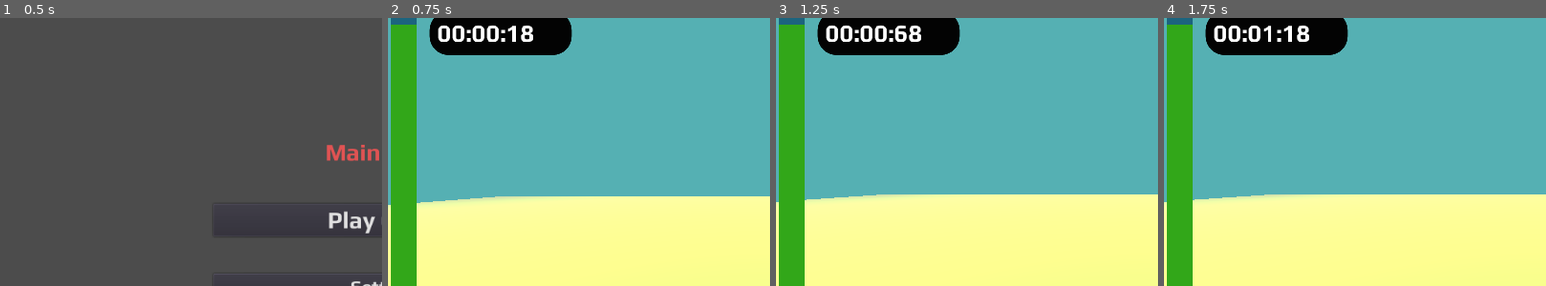
Above: before the commit, frames 1-4 (left to right).
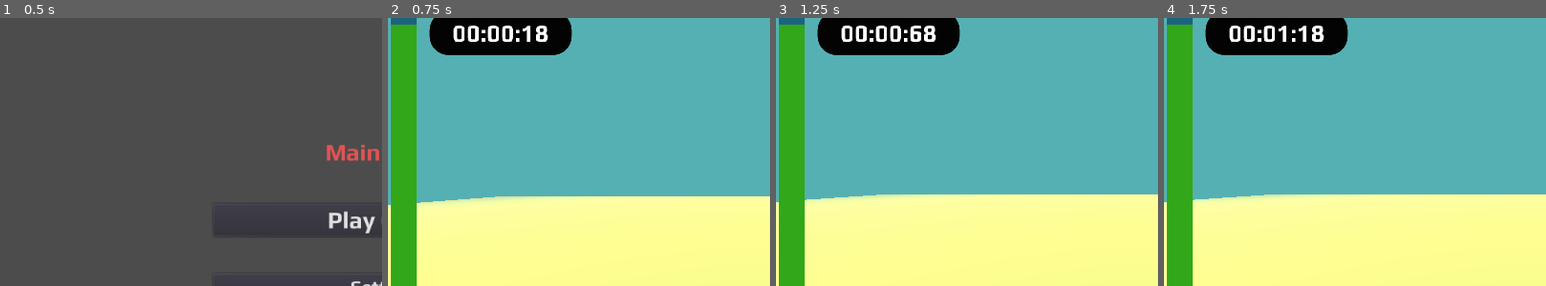
Above: after the commit, the same moments.

Repository: usw344/A-Cut-Above-Lawn-Mowing-Startup-public
Game: Godot game, scene res://Main.tscn
The game is run twice, just before and just after one commit, with the same random seed, the same clock (stepped at 60 frames per second) and the same inputs.
Inputs (mouse positions are % of the whole screen's width and height, from its top left):
- Up to frame 1 (0.5 s): no input
- Up to frame 2 (0.75 s): click "Play Game" at 0.5 s
- Up to frame 3 (1.25 s): no input
- Up to frame 4 (1.75 s): click (97, 5) at 1.25 s
The pictures show only the part of the screen within x 0-50%, y 9-59%; the shares and areas given below are measured in that part.

Frame 1 is identical in both runs. In frame 2, 1.0% of the frame differs, in the area x 13-42%, y 2-9%; in frame 3, 1.0%; in frame 4, 1.1%.

Commit message:
some changes

Diff:
--- a/Level/Level.gd
+++ b/Level/Level.gd
@@ -1,4 +1,12 @@
 extends Spatial
+"""
+This script keeps track of all the relevent data for the current level.
+(including how full the storage on the mower is. Money amount. Gas/Electricity amount and any other
+job specic choices )
+
+Communites with main game script to get access to global
+
+"""
 
 func _ready():
 	pass
--- a/Level/Level.tscn
+++ b/Level/Level.tscn
@@ -1,10 +1,11 @@
-[gd_scene load_steps=10 format=2]
+[gd_scene load_steps=11 format=2]
 
 [ext_resource path="res://Floor/Floor.tscn" type="PackedScene" id=1]
 [ext_resource path="res://GridMap/Ground.tscn" type="PackedScene" id=2]
 [ext_resource path="res://Mower/Mower_Basic.tscn" type="PackedScene" id=3]
 [ext_resource path="res://Level/Level.gd" type="Script" id=4]
 [ext_resource path="res://Assets/Environment/Sky_Image_ligher_blue_version.png" type="Texture" id=5]
+[ext_resource path="res://Player_HUD/Player_HUD.tscn" type="PackedScene" id=6]
 
 [sub_resource type="PanoramaSky" id=3]
 panorama = ExtResource( 5 )
@@ -14,6 +15,7 @@
 background_sky = SubResource( 3 )
 fog_enabled = true
 fog_sun_color = Color( 0.784314, 0.584314, 0.176471, 1 )
+fog_sun_amount = 1.0
 
 [sub_resource type="Animation" id=4]
 length = 0.001
@@ -103,5 +105,6 @@
 anims/RESET = SubResource( 4 )
 anims/sun_rotate = SubResource( 5 )
 
-[connection signal="list_current_cell_ident" from="Ground" to="Mower" method="_on_Ground_list_current_cell_ident"]
+[node name="Player_HUD" parent="." instance=ExtResource( 6 )]
+
 [connection signal="this_is_test" from="Mower" to="Ground" method="_on_Mower_this_is_test"]
--- a/Mower/Mower_Basic.tscn
+++ b/Mower/Mower_Basic.tscn
@@ -1,7 +1,6 @@
-[gd_scene load_steps=8 format=2]
+[gd_scene load_steps=7 format=2]
 
 [ext_resource path="res://Mower/Mower_Basic.gd" type="Script" id=2]
-[ext_resource path="res://Player_HUD/Player_HUD.tscn" type="PackedScene" id=3]
 
 [sub_resource type="CubeMesh" id=1]
 size = Vector3( 4, 2, 2 )
@@ -40,8 +39,6 @@
 current = true
 fov = 98.4375
 
-[node name="CollisionShape" type="CollisionShape" parent="."]
+[node name="Base_of_Mower" type="CollisionShape" parent="."]
 transform = Transform( 1, 0, 0, 0, 1, 0, 0, 0, 1, 0, 0.0565352, 0 )
 shape = SubResource( 5 )
-
-[node name="CanvasLayer" parent="." instance=ExtResource( 3 )]
--- a/Player_HUD/Player_HUD.tscn
+++ b/Player_HUD/Player_HUD.tscn
@@ -85,6 +85,7 @@
 margin_bottom = 38.0
 theme = ExtResource( 2 )
 text = "434343"
+align = 1
 
 [node name="Store_Button" type="TextureButton" parent="Top_bar_Container"]
 margin_left = 196.0
@@ -111,3 +112,4 @@
 margin_right = 170.0
 margin_bottom = 87.0
 text = "00:00:00"
+align = 1
